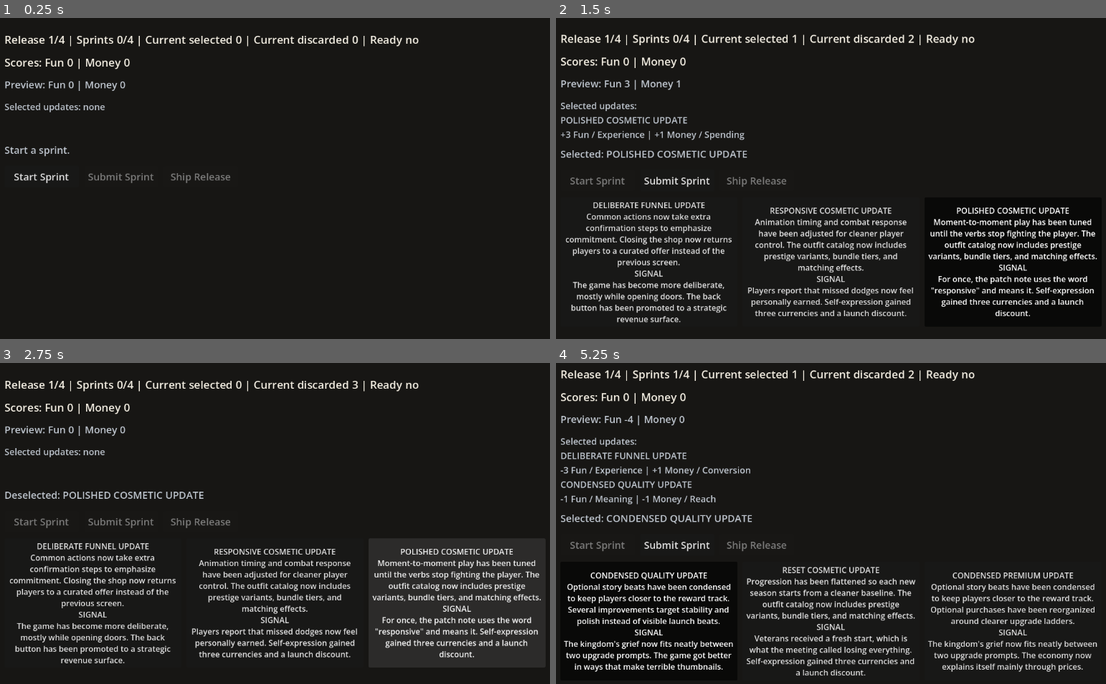
Above: before the commit, frames 1-4 (two rows, left to right).
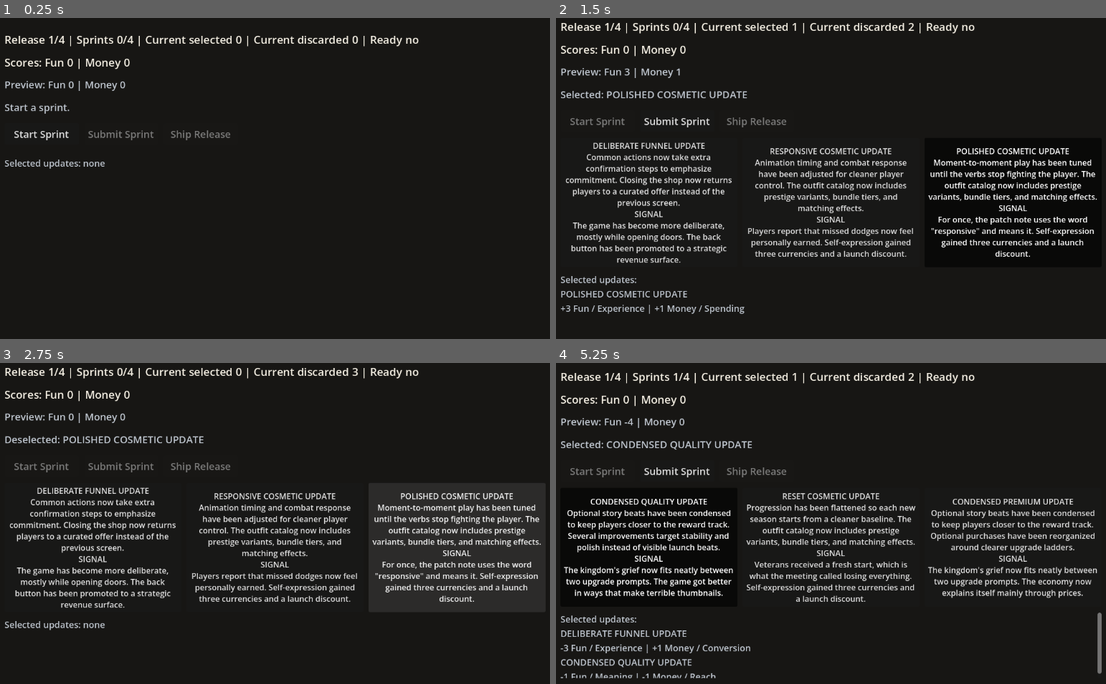
Above: after the commit, the same moments.

Repository: Josephblt/patch-notes
Game: Godot game, scene res://scenes/test_scene.tscn
Two runs of this game, one before a commit and one after it. Both use one fixed random seed, a clock stepped at 60 frames per second and the inputs below.
Inputs:
- Up to frame 1 (0.25 s): no input
- Up to frame 2 (1.5 s): click "Start Sprint" at 0.5 s; click "POLISHED COSMETIC UPDATE Mome…" at 1.25 s
- Up to frame 3 (2.75 s): click "POLISHED COSMETIC UPDATE Mome…" at 2 s
- Up to frame 4 (5.25 s): click "DELIBERATE FUNNEL UPDATE Comm…" at 2.75 s; click "Submit Sprint" at 3.5 s; click "Start Sprint" at 4.25 s; click "CONDENSED QUALITY UPDATE Opti…" at 5 s

The runs differ from the first frame. In frame 1, 1.3% of the frame differs, in the area x 0-42%, y 26-52%; in frame 2, 18%; in frame 3, 17%; in frame 4, 19%, in the area x 0-100%, y 2-99%.

Commit message:
Move selected updates below cards

Diff:
--- a/src/scenes/test_scene.tscn
+++ b/src/scenes/test_scene.tscn
@@ -48,14 +48,6 @@
 theme_override_colors/font_color = Color(0.74902, 0.776471, 0.811765, 1)
 theme_override_font_sizes/font_size = 20
 text = "Preview loading..."
-
-[node name="SelectedEffectsLabel" type="Label" parent="MarginContainer/VBoxContainer"]
-custom_minimum_size = Vector2(720, 74)
-layout_mode = 2
-theme_override_colors/font_color = Color(0.74902, 0.776471, 0.811765, 1)
-theme_override_font_sizes/font_size = 18
-text = "Selected updates: none"
-autowrap_mode = 3
 
 [node name="MessageLabel" type="Label" parent="MarginContainer/VBoxContainer"]
 custom_minimum_size = Vector2(720, 34)
@@ -116,3 +108,17 @@
 toggle_mode = true
 text = "Card 3"
 autowrap_mode = 3
+
+[node name="SelectedUpdatesScroll" type="ScrollContainer" parent="MarginContainer/VBoxContainer"]
+custom_minimum_size = Vector2(720, 132)
+layout_mode = 2
+size_flags_vertical = 3
+
+[node name="SelectedEffectsLabel" type="Label" parent="MarginContainer/VBoxContainer/SelectedUpdatesScroll"]
+custom_minimum_size = Vector2(720, 132)
+layout_mode = 2
+size_flags_horizontal = 3
+theme_override_colors/font_color = Color(0.74902, 0.776471, 0.811765, 1)
+theme_override_font_sizes/font_size = 18
+text = "Selected updates: none"
+autowrap_mode = 3
--- a/src/scripts/test_scene.gd
+++ b/src/scripts/test_scene.gd
@@ -12,7 +12,7 @@
 @onready var state_label: Label = $MarginContainer/VBoxContainer/StateLabel
 @onready var score_label: Label = $MarginContainer/VBoxContainer/ScoreLabel
 @onready var preview_label: Label = $MarginContainer/VBoxContainer/PreviewLabel
-@onready var selected_effects_label: Label = $MarginContainer/VBoxContainer/SelectedEffectsLabel
+@onready var selected_effects_label: Label = $MarginContainer/VBoxContainer/SelectedUpdatesScroll/SelectedEffectsLabel
 @onready var message_label: Label = $MarginContainer/VBoxContainer/MessageLabel
 @onready var start_sprint_button: Button = $MarginContainer/VBoxContainer/ButtonRow/StartSprintButton
 @onready var submit_sprint_button: Button = $MarginContainer/VBoxContainer/ButtonRow/SubmitSprintButton
